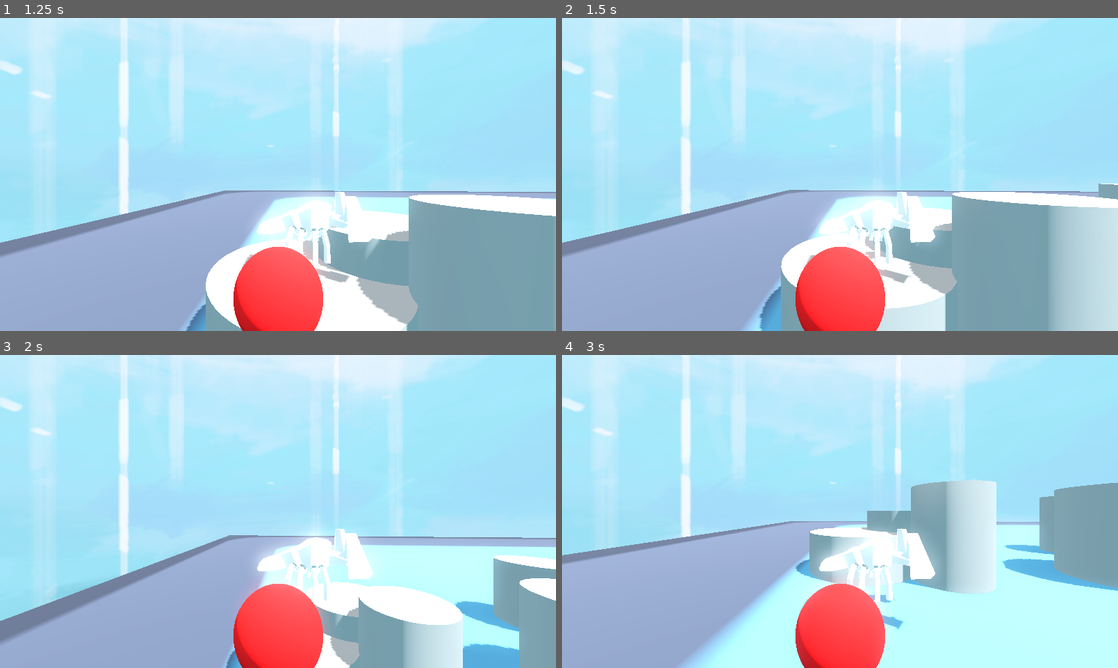
Above: before the commit, frames 1-4 (two rows, left to right).
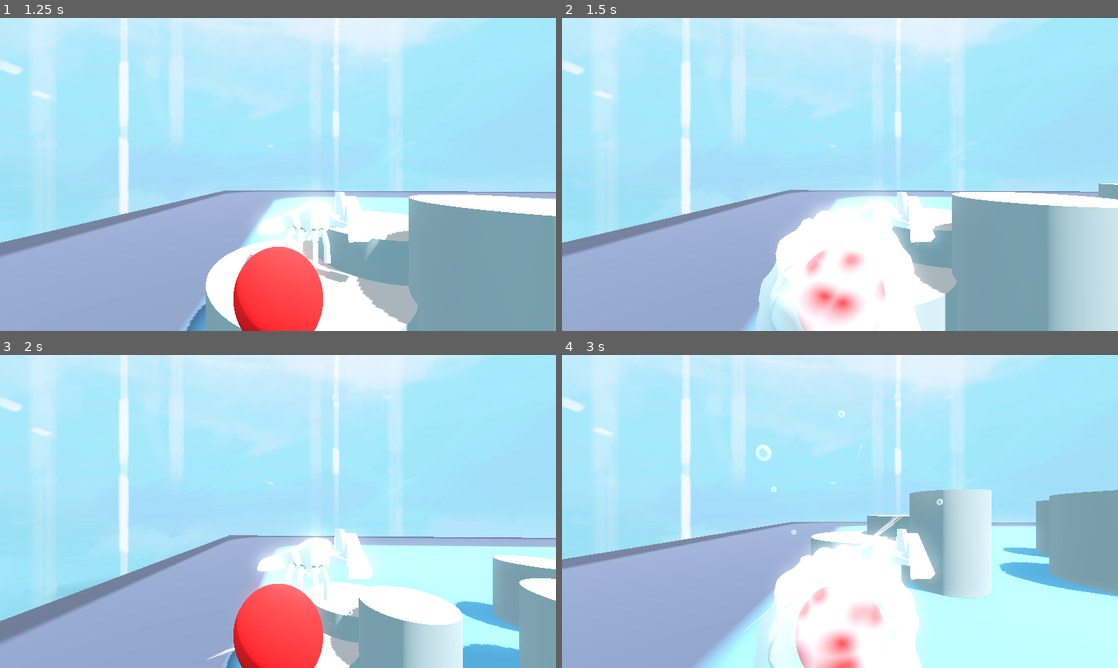
Above: after the commit, the same moments.

Repository: fazilhus/mantis-crab
Game: Godot game, scene res://scenes/game.tscn
The game is run twice, just before and just after one commit, with the same random seed, the same clock (stepped at 60 frames per second) and the same inputs. The engine's default icon, where the game draws it, is replaced by a stand-in: a white triangle on a blue panel in a dark square.
Inputs (mouse positions are in pixels of both pictures, inside the frame that each line leads up to):
- Up to frame 1 (1.25 s): click "Play" at 0.5 s
- Up to frame 2 (1.5 s): tap Enter at 1.25 s; move the mouse to (962, 158) at 1.27 s; hold D (Right) from 1.28 s (still down); click (962, 158) at 1.35 s
- Up to frame 3 (2 s): keep holding D (Right); tap Space (Jump_Action) at 1.52, 1.55, 1.82 s
- Up to frame 4 (3 s): move the mouse to (728, 527) at 2.02 s; release D (Right) at 2.03 s; hold S (Backward) 2.03-2.78 s; tap Space (Jump_Action) at 2.1, 2.27, 2.57 s; click (728, 527) at 2.3 s; move the mouse to (895, 442) at 2.77 s; hold D (Right) from 2.78 s (still down); click (895, 442) at 2.85 s

Frame 1 is identical in both runs. In frame 2, 7.0% of the frame differs, in the area x 0-100%, y 55-100%; in frame 3, 0.1%; in frame 4, 13%, in the area x 0-100%, y 17-100%.
Error before the commit: Invalid call. Nonexistent function 'instantiate' in base 'Nil'. (res://scripts/bubble.gd:41)

Commit message:
merge fix

Diff:
--- a/project.godot
+++ b/project.godot
@@ -73,8 +73,8 @@
 }
 Create_Bubble_Action={
 "deadzone": 0.5,
-"events": [Object(InputEventJoypadMotion,"resource_local_to_scene":false,"resource_name":"","device":-1,"axis":5,"axis_value":1.0,"script":null)
-, Object(InputEventMouseButton,"resource_local_to_scene":false,"resource_name":"","device":-1,"window_id":0,"alt_pressed":false,"shift_pressed":false,"ctrl_pressed":false,"meta_pressed":false,"button_mask":1,"position":Vector2(174, 5),"global_position":Vector2(183, 51),"factor":1.0,"button_index":1,"canceled":false,"pressed":true,"double_click":false,"script":null)
+"events": [Object(InputEventMouseButton,"resource_local_to_scene":false,"resource_name":"","device":-1,"window_id":0,"alt_pressed":false,"shift_pressed":false,"ctrl_pressed":false,"meta_pressed":false,"button_mask":0,"position":Vector2(0, 0),"global_position":Vector2(0, 0),"factor":1.0,"button_index":1,"canceled":false,"pressed":false,"double_click":false,"script":null)
+, Object(InputEventJoypadMotion,"resource_local_to_scene":false,"resource_name":"","device":-1,"axis":5,"axis_value":1.0,"script":null)
 ]
 }
 Jump_Action={
@@ -93,18 +93,6 @@
 "events": [Object(InputEventJoypadMotion,"resource_local_to_scene":false,"resource_name":"","device":-1,"axis":3,"axis_value":1.0,"script":null)
 ]
 }
-Create_Bubble_Action={
-"deadzone": 0.5,
-"events": [Object(InputEventMouseButton,"resource_local_to_scene":false,"resource_name":"","device":-1,"window_id":0,"alt_pressed":false,"shift_pressed":false,"ctrl_pressed":false,"meta_pressed":false,"button_mask":0,"position":Vector2(0, 0),"global_position":Vector2(0, 0),"factor":1.0,"button_index":1,"canceled":false,"pressed":false,"double_click":false,"script":null)
-, Object(InputEventJoypadMotion,"resource_local_to_scene":false,"resource_name":"","device":-1,"axis":5,"axis_value":1.0,"script":null)
-]
-}
-Jump_Action={
-"deadzone": 0.5,
-"events": [Object(InputEventKey,"resource_local_to_scene":false,"resource_name":"","device":-1,"window_id":0,"alt_pressed":false,"shift_pressed":false,"ctrl_pressed":false,"meta_pressed":false,"pressed":false,"keycode":0,"physical_keycode":32,"key_label":0,"unicode":32,"location":0,"echo":false,"script":null)
-, Object(InputEventJoypadButton,"resource_local_to_scene":false,"resource_name":"","device":-1,"button_index":0,"pressure":0.0,"pressed":false,"script":null)
-]
-}
 Hide_Mouse={
 "deadzone": 0.5,
 "events": [Object(InputEventKey,"resource_local_to_scene":false,"resource_name":"","device":-1,"window_id":0,"alt_press …(192 unchanged characters)…
--- a/scenes/player_character.tscn
+++ b/scenes/player_character.tscn
@@ -37,16 +37,6 @@
 [node name="Camera3D" type="Camera3D" parent="CameraGimble"]
 transform = Transform3D(1, 0, 0, 0, 1, 0, 0, 0, 1, 0, -0.000992179, 5.5745)
 
-[node name="BubbleMarker" type="Marker3D" parent="CameraGimble"]
-unique_name_in_owner = true
-transform = Transform3D(0.999997, 0, 0, 0, 0.978145, -0.207911, 0, 0.207911, 0.978145, 2.38419e-07, -1.34584, -2.31251)
-
-[node name="MeshInstance3D" type="MeshInstance3D" parent="CameraGimble/BubbleMarker"]
-mesh = SubResource("SphereMesh_x4ymr")
-
-[node name="Camera3D" type="Camera3D" parent="CameraGimble"]
-transform = Transform3D(1, 0, 0, 0, 1, 0, 0, 0, 1, 0, -0.000992179, 5.5745)
-
 [node name="mantis crab placeholder" parent="." instance=ExtResource("2_e8b2q")]
 transform = Transform3D(0.61, 0, 0, 0, 0.61, 0, 0, 0, 0.61, 0, 0, 0)
 
Not shown: 1 places in scenes/player_character.tscn that only renumber resources
